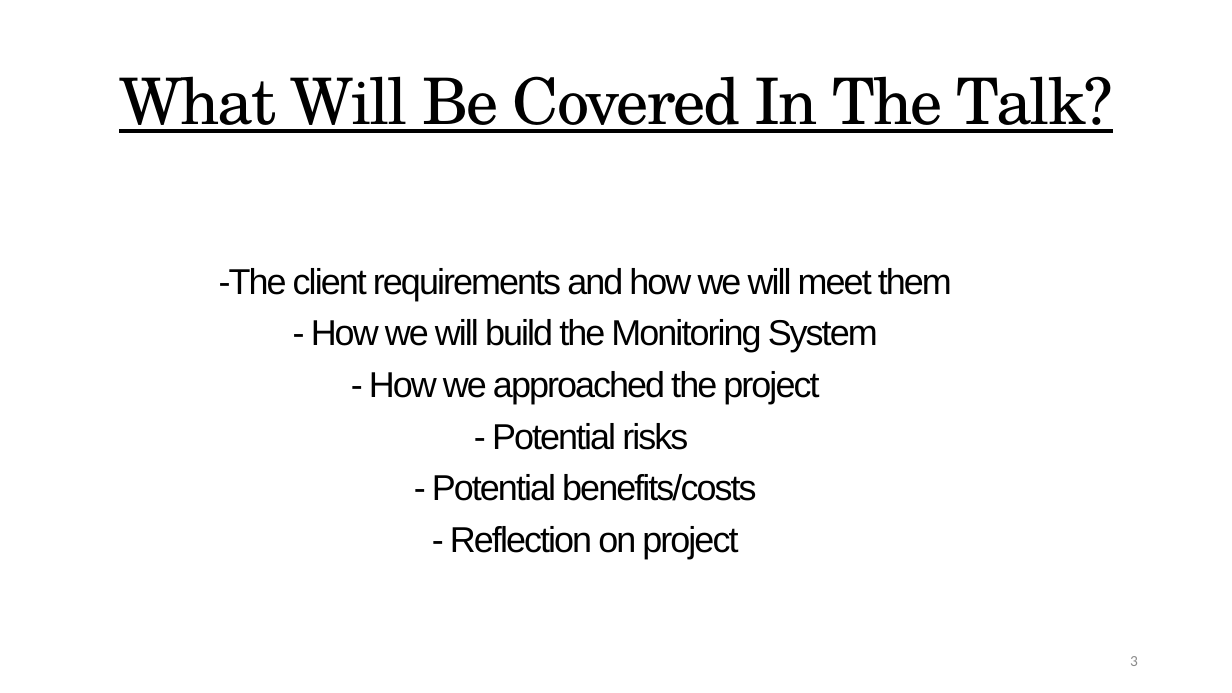
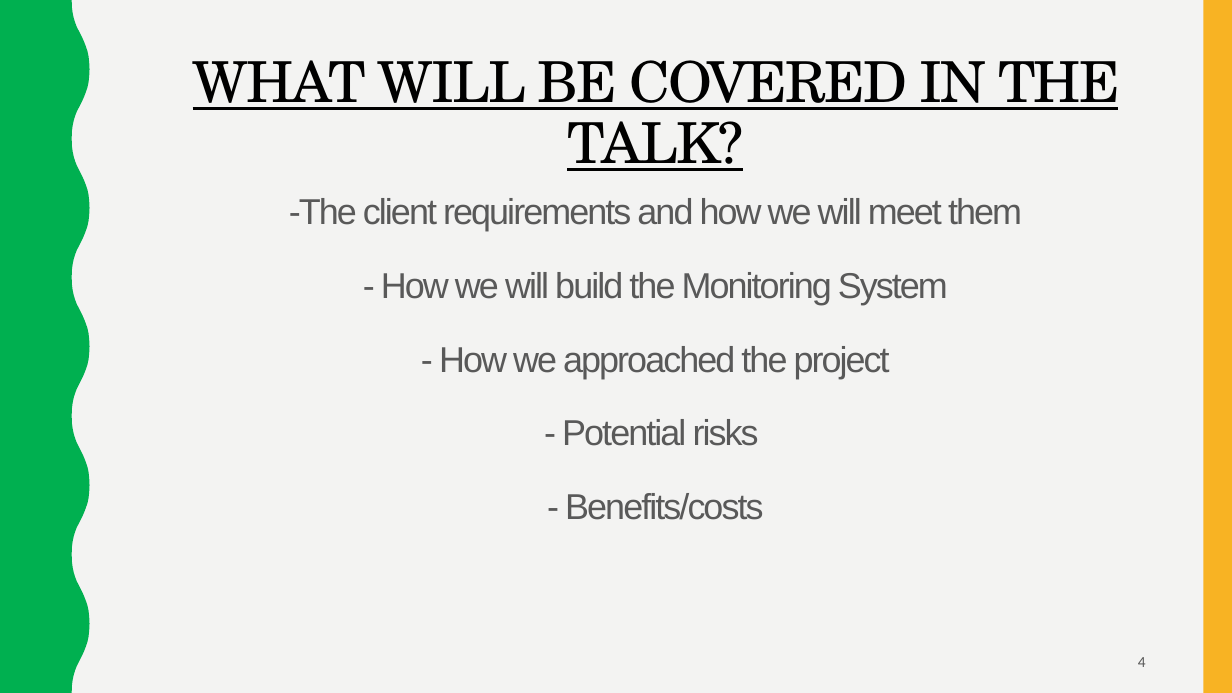
Before and after one commit to scoall/smart-plant, a slide deck: slide 4 of Smart Eco SystemBlankBGEdited.pptx (slide 3 before the commit). Drawn at 1232x693 pixels with LibreOffice and Linux fonts; fonts in the diff are those of the drawing. Boxes give left, top, right and bottom in pixels: in the first picture for what was removed or moved away, otherwise in the second. Text is boxed around its words. In the diff, an @@ line names an element or a change of style, - is before the commit and + after.

```diff
--- a/Smart Eco SystemBlankBGEdited.pptx
+++ b/Smart Eco SystemBlankBGEdited.pptx
@@ background #FFFFFF to #F3F3F2 @@
@@ freeform shape added at (0, 0, 90, 693), fill #00B050 @@
@@ rectangle added at (1203, 0, 1232, 693), fill #F8B323 @@
@@ title "WHAT WILL BE COVERED IN ..." at (193, 60, 1120, 171): vertical alignment middle to top @@
@@ title at (193, 60, 1120, 171): text changed; size 50 to 44 pt @@
-What Will Be Covered In The Talk?
+WHAT WILL BE COVERED IN THE TALK?
@@ text "-The client requirements and how ...": place and size @@
-text "-The client requirements and how ..." at (219, 268, 952, 559)
+text "-The client requirements and how ..." at (289, 198, 1022, 520)
@@ text at (289, 198, 1022, 446): text colour #000000 to #595959 in "-The client requirements and how we will ...", "- How we will build the Monitoring ...", "- How we approached the project", "- Potential risks"; line spacing 0.9 to 1.5; less space between paragraphs @@
@@ text at (565, 493, 763, 520): text changed; text colour #000000 to #595959 @@
-- Potential benefits/costs
-- Reflection on project
+- Benefits/costs
@@ page number at (1138, 657, 1146, 667): text changed; text colour #8C8C8C to #595959 @@
-3
+4
```
Also in this commit, not shown: 16 other slides changed, 1 slide added.
